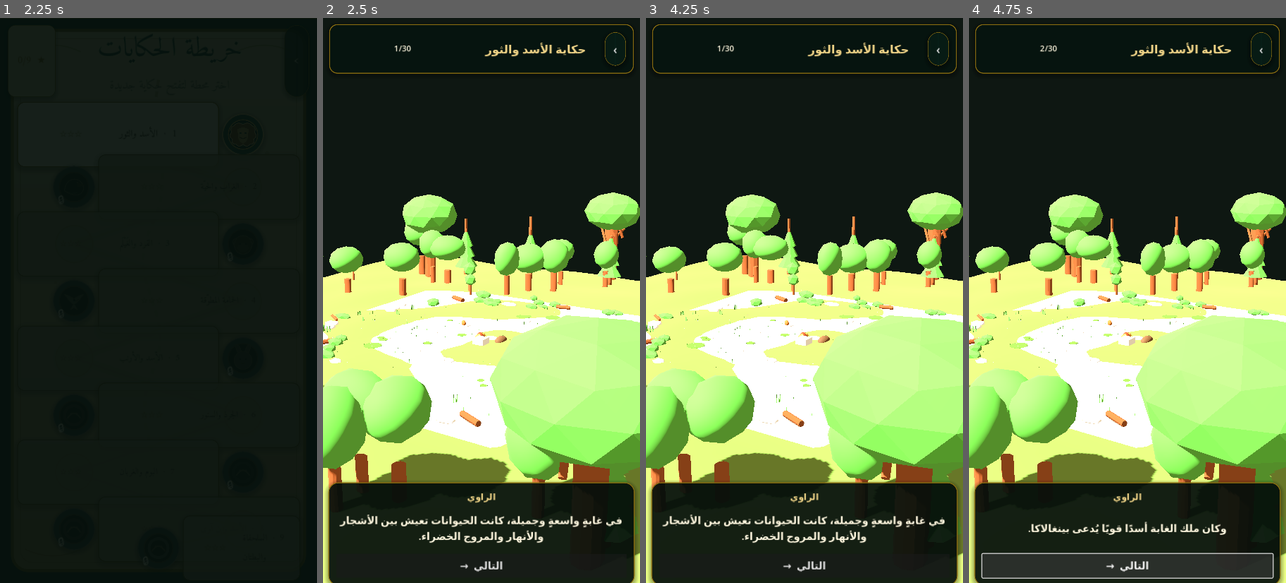
Above: before the commit, frames 1-4 (left to right).
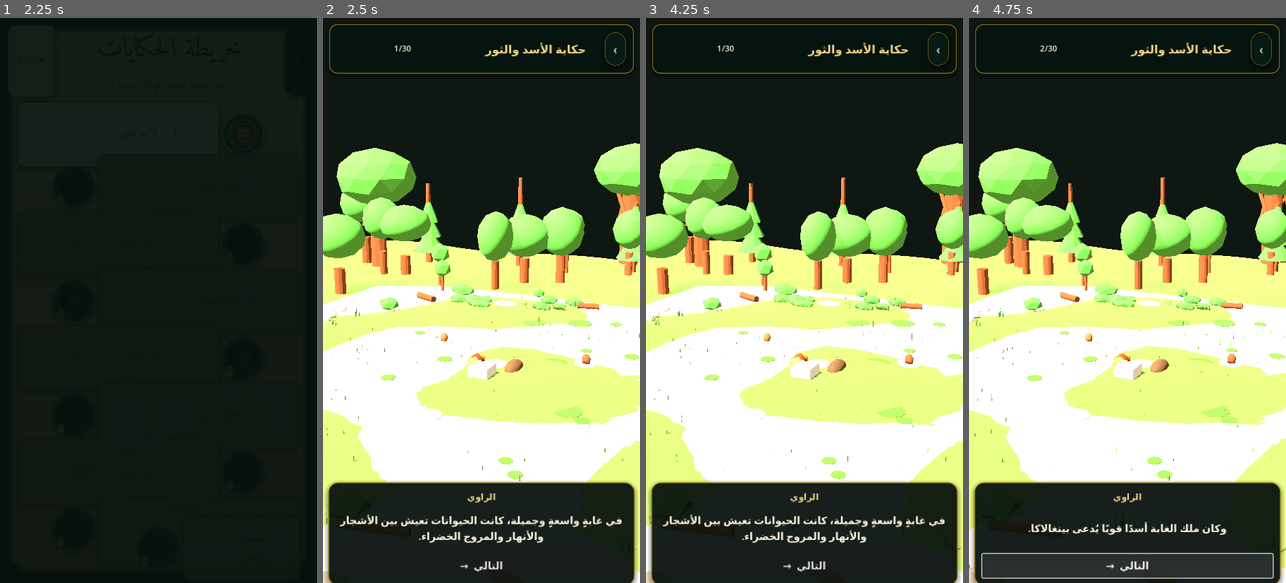
Above: after the commit, the same moments.

Repository: bdssmdkacem-dot/Kalila-Dimna
Game: Godot game, scene res://scenes/main_menu.tscn
Same seed, same stepped clock (60 frames per second), same inputs: the game is played once before the commit and once after it.
Inputs (mouse positions are in pixels of both pictures, inside the frame that each line leads up to):
- Up to frame 1 (2.25 s): click "⚙" at 0.5 s; click "▤" at 1.25 s; click (244, 136) at 2 s
- Up to frame 2 (2.5 s): no input
- Up to frame 3 (4.25 s): click "‹" at 2.75 s; click (890, 136) at 3.5 s
- Up to frame 4 (4.75 s): click "التالي →" at 4.25 s

Frame 1 is identical in both runs. In frame 2, 42% of the frame differs, in the area x 0-100%, y 22-100%; in frame 3, 42%; in frame 4, 42%.

Commit message:
Add narration-driven cinematic camera shots for Lion and Bull

Diff:
--- a/scenes/scene01_3d.gd
+++ b/scenes/scene01_3d.gd
@@ -19,6 +19,10 @@
 var next_button: Button
 var auto_advance_tween: Tween
 var busy := false
+var camera_center := Vector3.ZERO
+var camera_distance := 10.0
+var camera_tween: Tween
+var scene_tween: Tween
 
 func _ready() -> void:
 	story = GameState.current_story
@@ -48,17 +52,21 @@
 	var bounds := _collect_bounds(glb_root)
 	if bounds.size.length() > 0.01:
 		var center := bounds.position + bounds.size * 0.5
+		camera_center = center
 		var radius := maxf(bounds.size.x, maxf(bounds.size.y, bounds.size.z)) * 0.5
 		radius = maxf(radius, 2.0)
 		# Portrait framing: use the narrower horizontal field of view so the scene
 		# remains large on a phone rather than appearing as a distant miniature.
-		var distance := maxf(radius * 1.35, 7.0)
-		camera.position = center + Vector3(distance * 0.62, distance * 0.30, distance)
+		var distance := maxf(radius * 1.05, 6.0)
+		camera_distance = distance
+		camera.position = center + Vector3(distance * 0.38, distance * 0.23, distance * 0.78)
 		camera.look_at(center, Vector3.UP)
 		camera.fov = 48.0
 	else:
+		camera_center = Vector3.ZERO
+		camera_distance = 10.0
 		camera.position = Vector3(0.0, 5.0, 10.0)
-		camera.look_at(Vector3.ZERO, Vector3.UP)
+		camera.look_at(camera_center, Vector3.UP)
 		camera.fov = 48.0
 
 func _collect_bounds(root: Node) -> AABB:
@@ -168,6 +176,7 @@
 		return
 	busy = true
 	var seg: Dictionary = segments[segment_index]
+	_apply_cinematic_shot(seg)
 	dialogue_label.text = String(seg.get("text", ""))
 	speaker_label.text = _speaker_name(String(seg.get("speaker", "")))
 	progress_label.text = "%d/%d" % [segment_index + 1, segments.size()]
@@ -190,6 +199,52 @@
 	auto_advance_tween.tween_interval(duration)
 	auto_advance_tween.tween_callback(_finish_segment)
 
+func _apply_cinematic_shot(seg: Dictionary) -> void:
+	# Narration-aware framing: gently change shot size and focus for each line.
+	var scene_data: Dictionary = seg.get("scene", {})
+	var shot := String(scene_data.get("shot", "wide"))
+	var speaker := String(seg.get("speaker", ""))
+	var factor := 1.0
+	match shot:
+		"speaker_close": factor = 0.76
+		"two_shot": factor = 0.88
+		_: factor = 1.0
+	var horizontal := 0.0
+	if speaker == "lion":
+		horizontal = -camera_distance * 0.07
+	elif speaker == "bull":
+		horizontal = camera_distance * 0.07
+	var target_position := camera_center + Vector3(
+		horizontal + camera_distance * 0.38 * factor,
+		camera_distance * 0.23 * factor,
+		camera_distance * 0.78 * factor
+	)
+	var target_look := camera_center
+	if speaker == "lion":
+		target_look.x -= camera_distance * 0.06
+	elif speaker == "bull":
+		target_look.x += camera_distance * 0.06
+	var target_rotation := Basis.looking_at(target_look - target_position, Vector3.UP).get_euler()
+	if camera_tween and camera_tween.is_running():
+		camera_tween.kill()
+	camera_tween = create_tween().set_parallel(true)
+	camera_tween.set_trans(Tween.TRANS_SINE).set_ease(Tween.EASE_IN_OUT)
+	camera_tween.tween_property(camera, "position", target_position, 0.7)
+	camera_tween.tween_property(camera, "rotation", target_rotation, 0.7)
+
+	# Keep a subtle scene movement for the duration of the narration line.
+	if scene_tween and scene_tween.is_running():
+		scene_tween.kill()
+	var duration := 2.5
+	if audio and audio.stream:
+		duration = maxf(1.0, audio.stream.get_length())
+	else:
+		duration = maxf(2.0, String(seg.get("text", "")).length() * FALLBACK_SECONDS_PER_CHAR)
+	var base_rotation := glb_root.rotation.y
+	scene_tween = create_tween()
+	scene_tween.tween_property(glb_root, "rotation:y", base_rotation + 0.012, duration * 0.5).set_trans(Tween.TRANS_SINE)
+	scene_tween.tween_property(glb_root, "rotation:y", base_rotation, duration * 0.5).set_trans(Tween.TRANS_SINE)
+
 func _on_audio_finished() -> void:
 	_finish_segment()
 
